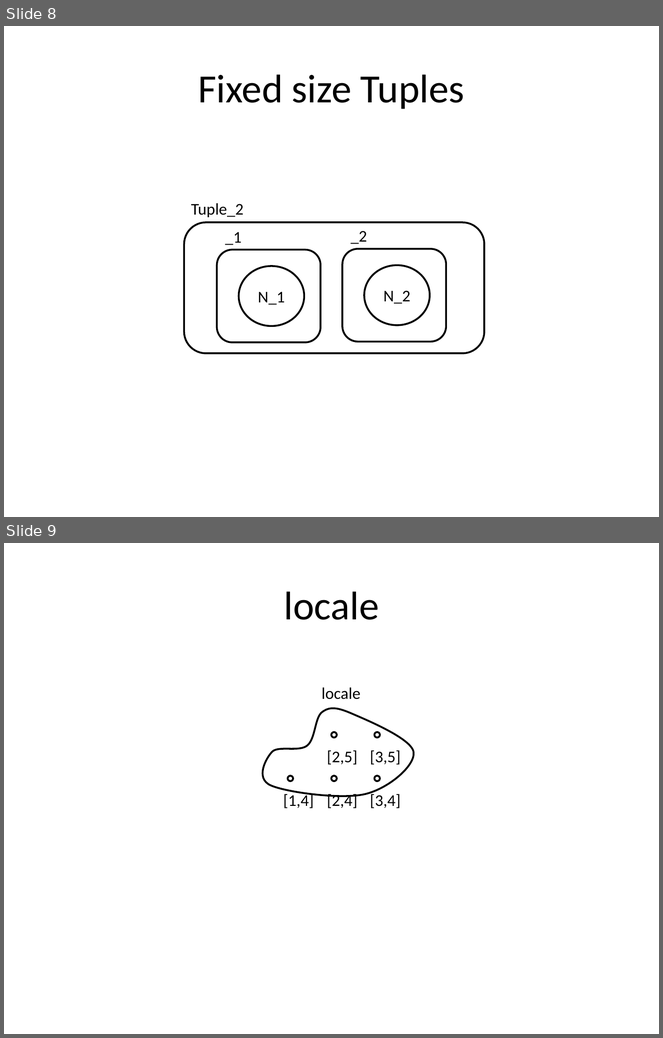
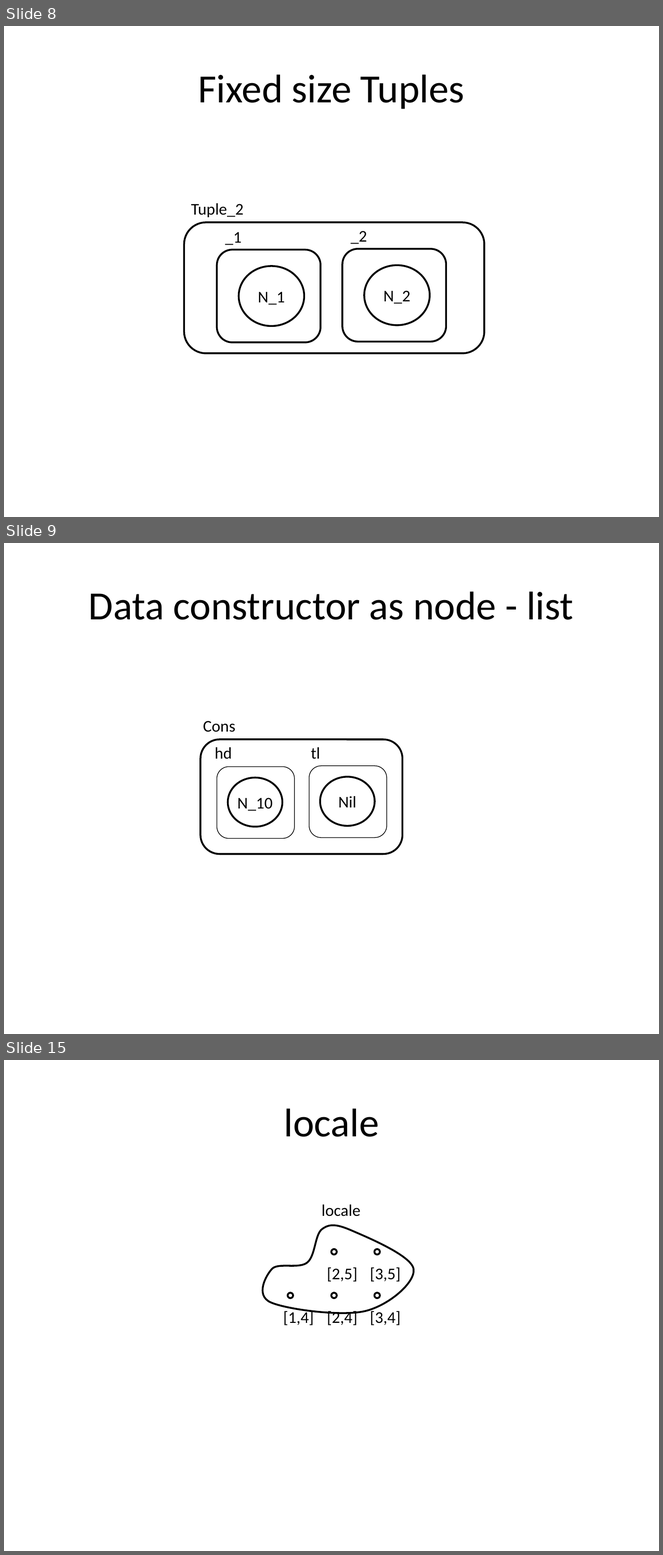
Before and after one commit to cgreenhalgh/bigraphspace, a slide deck: bigraphspace/docs/images/Cookbook_diagrams.pptx. Shown one above the other, each under a label of ours: slides 8 and 9 before the commit, slides 8, 9 and 15 after it; the slides between them are not shown. The pictures are 663x1038 and 663x1555 pixels, drawn with LibreOffice and Linux fonts; fonts in the diff are those of the drawing. Boxes give left, top, right and bottom in pixels: in the first picture for what was removed or moved away, otherwise in the second. Text is boxed around its words. In the diff, an @@ line names an element or a change of style, - is before the commit and + after.

```diff
--- a/bigraphspace/docs/images/Cookbook_diagrams.pptx
+++ b/bigraphspace/docs/images/Cookbook_diagrams.pptx
@@ slide 9 added at (4, 543, 659, 1034), background #FFFFFF @@
@@ title added at (89, 591, 573, 620), 44 pt, text #000000 @@
+Data constructor as node - list
@@ text added at (203, 721, 235, 732), 18 pt, text #000000 @@
+Cons
@@ rounded rectangle added at (201, 740, 402, 854), fill #FFFFFF, outline #000000 2 pt @@
@@ text added at (215, 747, 232, 759), 18 pt, text #000000 @@
+hd
@@ text added at (311, 747, 320, 759), 18 pt, text #000000 @@
+tl
@@ rounded rectangle added at (217, 767, 295, 839), fill #FFFFFF, outline #000000 0.75 pt @@
@@ rounded rectangle added at (309, 766, 387, 838), fill #FFFFFF, outline #000000 0.75 pt @@
@@ ellipse added at (228, 778, 283, 827), fill #FFFFFF, outline #000000 2 pt, 18 pt, text #000000 @@
+N_10
@@ ellipse added at (321, 777, 375, 826), fill #FFFFFF, outline #000000 2 pt, 18 pt, text #000000 @@
+Nil
@@ what was slide 9 is now slide 15 @@
```
Also in this commit, not shown: 5 other slides added, 7 other files.
